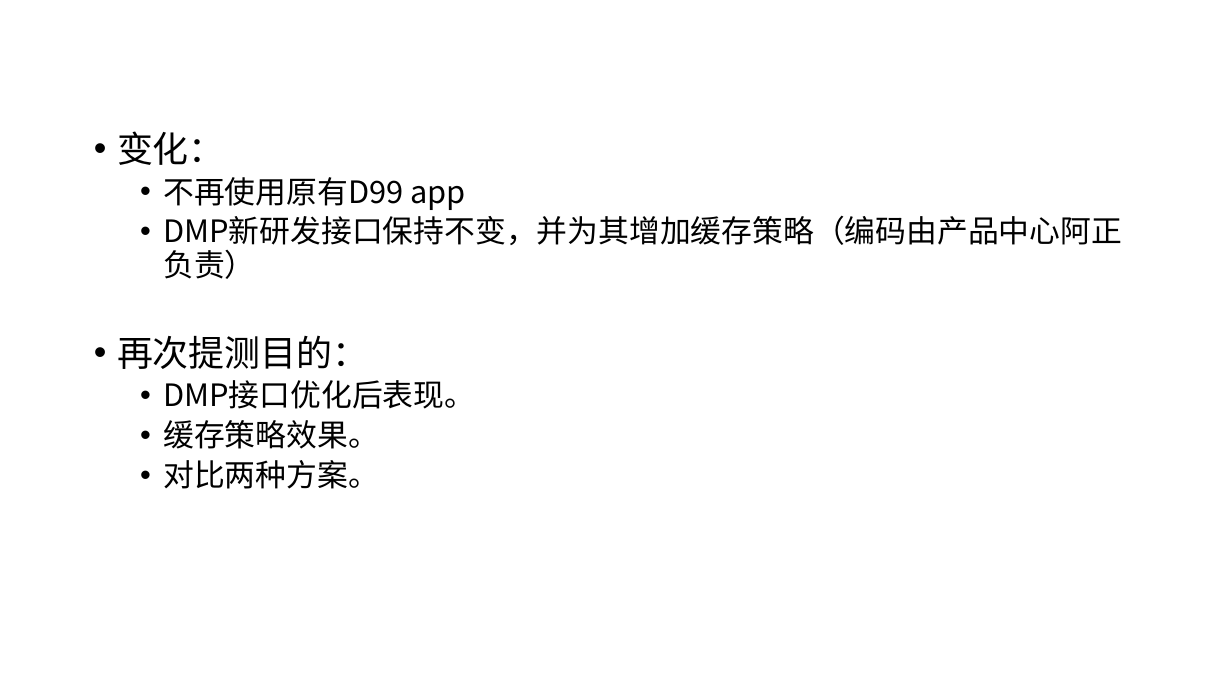
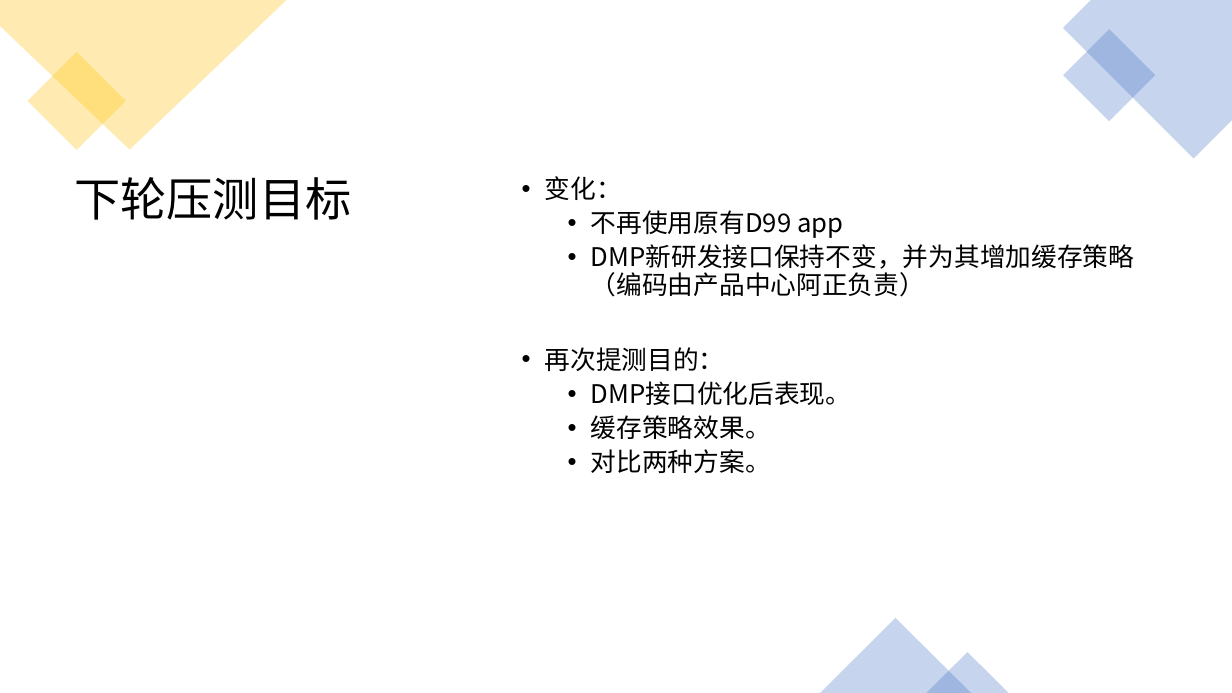
Before and after one commit to Rexixe1993/-, a slide deck: slide 7 of D99压测分享会.pptx. Drawn at 1232x693 pixels with LibreOffice and Linux fonts; fonts in the diff are those of the drawing. Boxes give left, top, right and bottom in pixels: in the first picture for what was removed or moved away, otherwise in the second. Text is boxed around its words. In the diff, an @@ line names an element or a change of style, - is before the commit and + after.

```diff
--- a/D99压测分享会.pptx
+++ b/D99压测分享会.pptx
@@ freeform shape added at (0, 0, 287, 150), fill #FFC000 at 30% opacity @@
@@ freeform shape added at (1063, 0, 1232, 159), fill #4472C4 at 30% opacity @@
@@ rectangle added at (1063, 29, 1156, 122), fill #4472C4 at 30% opacity @@
@@ rectangle added at (27, 52, 125, 150), fill #FFC000 at 30% opacity @@
@@ text added at (74, 177, 351, 220), 36 pt, text #000000 @@
+下轮压测目标
@@ text "变化：": place and size @@
-text "变化：" at (117, 131, 1122, 489)
+text "变化：" at (545, 176, 1134, 473)
@@ text "变化：" at (545, 176, 1134, 473): size 28 to 20 pt in "变化：", "再次提测目的："; size 24 to 20 pt in "不再使用原有D99 app", "DMP新研发接口保持不变，并为其增加缓存策略（编码由产品中心阿正负责）", "DMP接口优化后表现。", "缓存策略效果。" and 1 more places @@
@@ triangle added at (821, 618, 971, 693), fill #4472C4 at 30% opacity @@
@@ triangle added at (927, 653, 1009, 693), fill #4472C4 at 30% opacity @@
```
Also in this commit, not shown: 10 other slides changed, 1 slide added, 1 slide removed.
